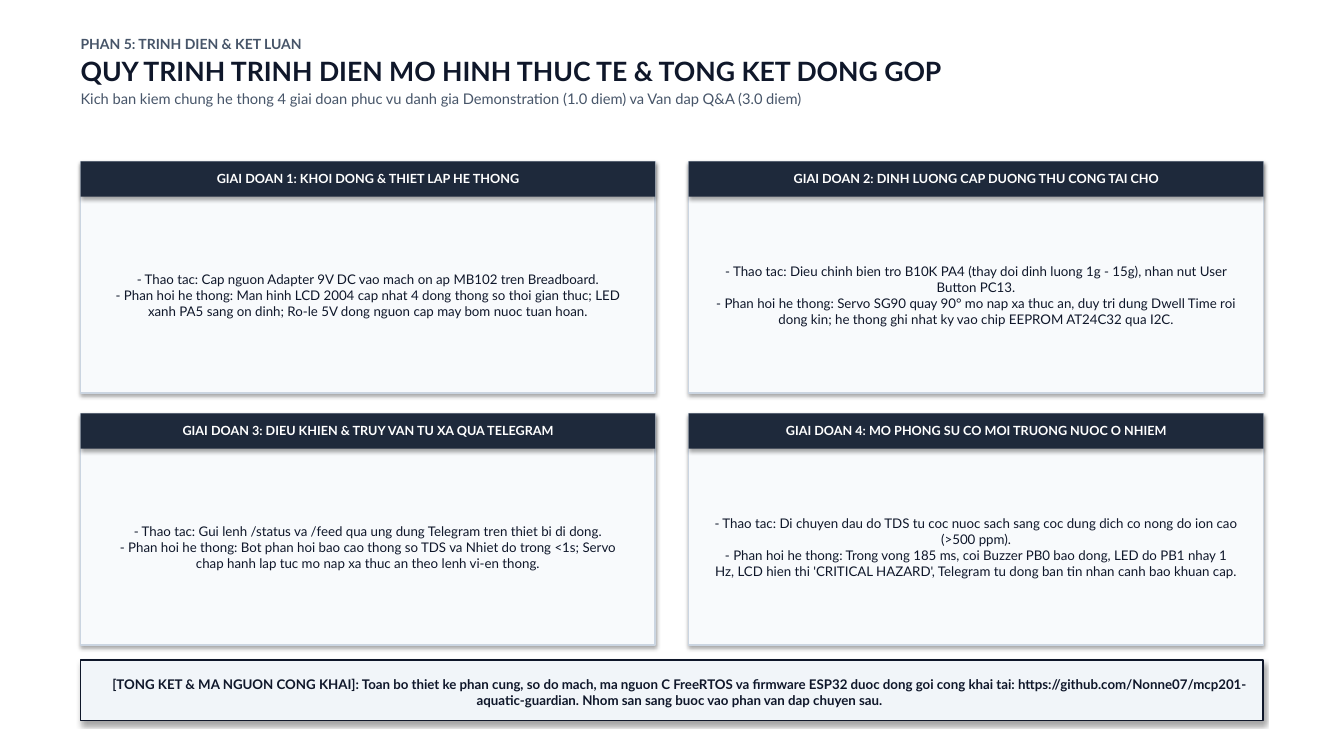
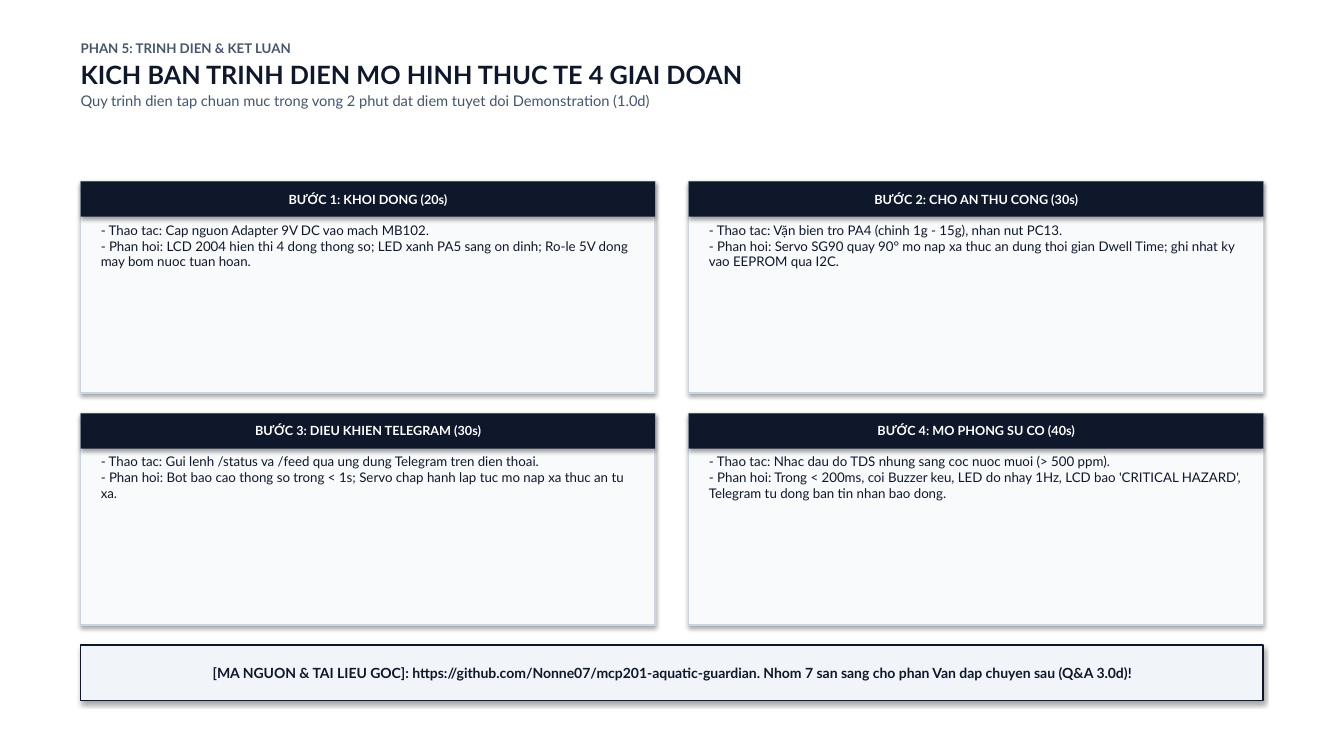
Before and after one commit to Nonne07/mcp201-aquatic-guardian, a slide deck: slide 12 of AQUATIC_GUARDIAN_SLIDES.pptx. Drawn at 1344x756 pixels with LibreOffice and Linux fonts; fonts in the diff are those of the drawing. Boxes give left, top, right and bottom in pixels: in the first picture for what was removed or moved away, otherwise in the second. Text is boxed around its words. In the diff, an @@ line names an element or a change of style, - is before the commit and + after.

```diff
--- a/AQUATIC_GUARDIAN_SLIDES.pptx
+++ b/AQUATIC_GUARDIAN_SLIDES.pptx
@@ text at [81, 43, 291, 53]: size 10 to 9.5 pt in "PHAN 5: TRINH DIEN & KET LUAN" @@
@@ text at [81, 65, 742, 109]: text changed @@
-QUY TRINH TRINH DIEN MO HINH THUC TE & TONG KET DONG GOP
-Kich ban kiem chung he thong 4 giai doan phuc vu danh gia Demonstration (1.0 diem) va Van dap Q&A (3.0 diem)
+KICH BAN TRINH DIEN MO HINH THUC TE 4 GIAI DOAN
+Quy trinh dien tap chuan muc trong vong 2 phut dat diem tuyet doi Demonstration (1.0d)
@@ rectangle "BƯỚC 1: KHOI DONG (20s)": place and size @@
-rectangle "BƯỚC 1: KHOI DONG (20s)" at [81, 161, 655, 197]
+rectangle "BƯỚC 1: KHOI DONG (20s)" at [81, 181, 655, 217]
@@ rectangle: place and size @@
-rectangle at [81, 161, 655, 393]
+rectangle at [81, 181, 655, 393]
@@ text in rectangle at [289, 193, 448, 206]: text changed @@
-GIAI DOAN 1: KHOI DONG & THIET LAP HE THONG
+BƯỚC 1: KHOI DONG (20s)
@@ rectangle "BƯỚC 2: CHO AN THU ...": place and size @@
-rectangle "BƯỚC 2: CHO AN THU ..." at [689, 161, 1263, 197]
+rectangle "BƯỚC 2: CHO AN THU ..." at [689, 181, 1263, 217]
@@ fill #1E293B to #0F172A in 4 elements at [81, 181, 655, 217], [689, 413, 1263, 449], [81, 413, 655, 449], [689, 181, 1263, 217] @@
@@ rectangle added at [689, 181, 1263, 393], fill #F8FAFC, outline #CBD5E1 1 pt @@
@@ text in rectangle at [874, 193, 1078, 206]: text changed @@
-GIAI DOAN 2: DINH LUONG CAP DUONG THU CONG TAI CHO
+BƯỚC 2: CHO AN THU CONG (30s)
@@ text added at [101, 225, 628, 269], 9.5 pt, text #0F172A @@
+- Thao tac: Cap nguon Adapter 9V DC vao mach MB102.
+- Phan hoi: LCD 2004 hien thi 4 dong thong so; LED xanh PA5 sang on dinh; Ro-le 5V dong may bom nuoc tuan hoan.
@@ text at [709, 225, 1235, 269]: text changed @@
-- Thao tac: Dieu chinh bien tro B10K PA4 (thay doi dinh luong 1g - 15g), nhan nut User Button PC13.
-- Phan hoi he thong: Servo SG90 quay 90° mo nap xa thuc an, duy tri dung Dwell Time roi dong kin; he thong ghi nhat ky vao chip EEPROM AT24C32 qua I2C.
+- Thao tac: Vặn bien tro PA4 (chinh 1g - 15g), nhan nut PC13.
+- Phan hoi: Servo SG90 quay 90° mo nap xa thuc an dung thoi gian Dwell Time; ghi nhat ky vao EEPROM qua I2C.
@@ text "- Thao tac: Vặn bien ...": place and size @@
-text "- Thao tac: Vặn bien ..." at [689, 161, 1263, 393]
+text "- Thao tac: Vặn bien ..." at [709, 225, 1235, 269]
@@ text in rectangle at [124, 274, 620, 319]: text removed @@
-- Thao tac: Cap nguon Adapter 9V DC vao mach on ap MB102 tren Breadboard.
-- Phan hoi he thong: Man hinh LCD 2004 cap nhat 4 dong thong so thoi gian thuc; LED xanh PA5 sang on dinh; Ro-le 5V dong nguon cap may bom nuoc tuan hoan.
@@ rectangle added at [81, 413, 655, 625], fill #F8FAFC, outline #CBD5E1 1 pt @@
@@ rectangle added at [689, 413, 1263, 625], fill #F8FAFC, outline #CBD5E1 1 pt @@
@@ text in rectangle at [255, 425, 481, 437]: text changed @@
-GIAI DOAN 3: DIEU KHIEN & TRUY VAN TU XA QUA TELEGRAM
+BƯỚC 3: DIEU KHIEN TELEGRAM (30s)
@@ text in rectangle at [877, 425, 1075, 437]: text changed @@
-GIAI DOAN 4: MO PHONG SU CO MOI TRUONG NUOC O NHIEM
+BƯỚC 4: MO PHONG SU CO (40s)
@@ text at [101, 456, 624, 498]: text changed @@
-- Thao tac: Gui lenh /status va /feed qua ung dung Telegram tren thiet bi di dong.
-- Phan hoi he thong: Bot phan hoi bao cao thong so TDS va Nhiet do trong <1s; Servo chap hanh lap tuc mo nap xa thuc an theo lenh vi-en thong.
+- Thao tac: Gui lenh /status va /feed qua ung dung Telegram tren dien thoai.
+- Phan hoi: Bot bao cao thong so trong < 1s; Servo chap hanh lap tuc mo nap xa thuc an tu xa.
@@ text "- Thao tac: Gui lenh ...": place and size @@
-text "- Thao tac: Gui lenh ..." at [81, 413, 655, 645]
+text "- Thao tac: Gui lenh ..." at [101, 456, 624, 498]
@@ vertical alignment middle to top; fill #F8FAFC to none; outline #CBD5E1 1 pt to none; shadow off in 3 elements at [101, 456, 624, 498], [709, 225, 1235, 269], [709, 456, 1241, 501] @@
@@ text at [709, 456, 1241, 501]: text changed @@
-- Thao tac: Di chuyen dau do TDS tu coc nuoc sach sang coc dung dich co nong do ion cao (>500 ppm).
-- Phan hoi he thong: Trong vong 185 ms, coi Buzzer PB0 bao dong, LED do PB1 nhay 1 Hz, LCD hien thi 'CRITICAL HAZARD', Telegram tu dong ban tin nhan canh bao khuan cap.
+- Thao tac: Nhac dau do TDS nhung sang coc nuoc muoi (> 500 ppm).
+- Phan hoi: Trong < 200ms, coi Buzzer keu, LED do nhay 1Hz, LCD bao 'CRITICAL HAZARD', Telegram tu dong ban tin nhan bao dong.
@@ text "- Thao tac: Nhac dau ...": place and size @@
-text "- Thao tac: Nhac dau ..." at [689, 413, 1263, 645]
+text "- Thao tac: Nhac dau ..." at [709, 456, 1241, 501]
@@ rectangle "[MA NGUON & TAI LIEU ...": place and size @@
-rectangle "[MA NGUON & TAI LIEU ..." at [81, 660, 1263, 721]
+rectangle "[MA NGUON & TAI LIEU ..." at [81, 645, 1263, 701]
@@ text in rectangle at [213, 667, 1132, 681]: text changed; size 9.5 to 10 pt @@
-[TONG KET & MA NGUON CONG KHAI]: Toan bo thiet ke phan cung, so do mach, ma nguon C FreeRTOS va firmware ESP32 duoc dong goi cong khai tai: https://github.com/Nonne07/mcp201-aquatic-guardian. Nhom san sang buoc vao phan van dap chuyen sau.
+[MA NGUON & TAI LIEU GOC]: https://github.com/Nonne07/mcp201-aquatic-guardian. Nhom 7 san sang cho phan Van dap chuyen sau (Q&A 3.0d)!
```
Also in this commit, not shown: 12 other slides changed, 1 other file.
